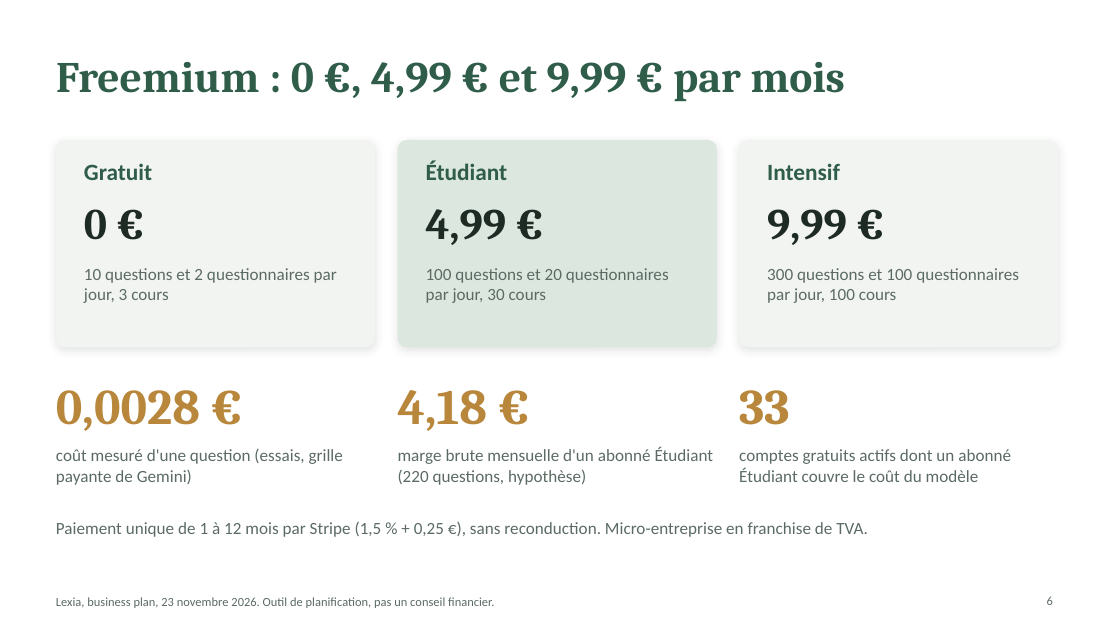
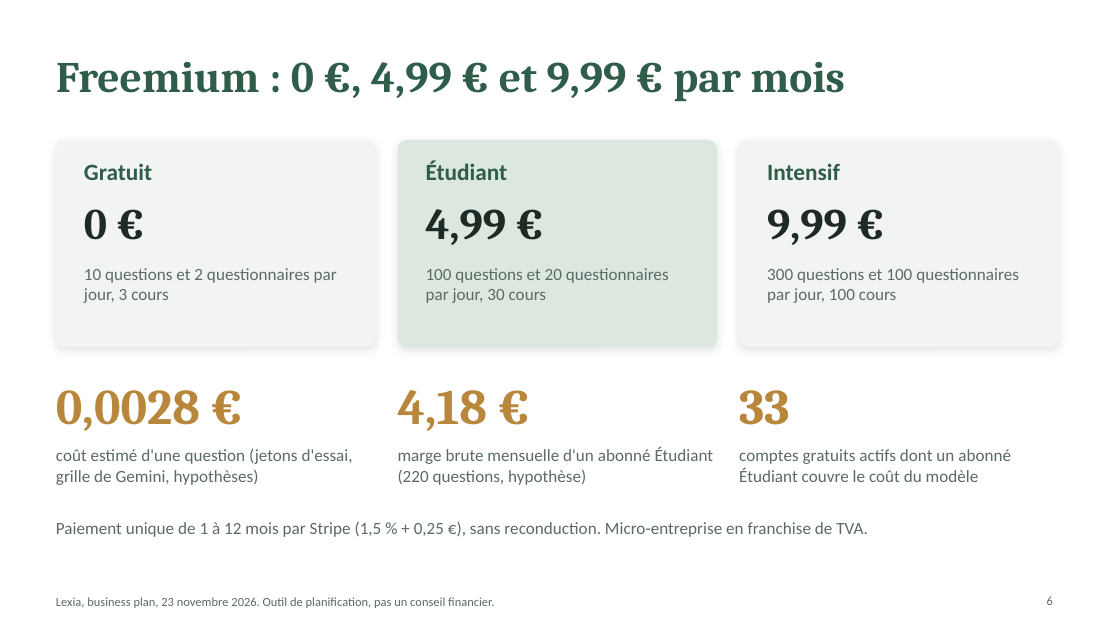
Before and after one commit to Linnix11/lexia, a slide deck: slide 6 of docs/business/pitch.pptx. Drawn at 1120x630 pixels with LibreOffice and Linux fonts; fonts in the diff are those of the drawing. Boxes give left, top, right and bottom in pixels: in the first picture for what was removed or moved away, otherwise in the second. Text is boxed around its words. In the diff, an @@ line names an element or a change of style, - is before the commit and + after.

```diff
--- a/docs/business/pitch.pptx
+++ b/docs/business/pitch.pptx
@@ text at (56,448,353,485): text changed @@
-coût mesuré d'une question (essais, grille payante de Gemini)
+coût estimé d'une question (jetons d'essai, grille de Gemini, hypothèses)
```
Also in this commit, not shown: 3 other slides changed, 8 other files.
